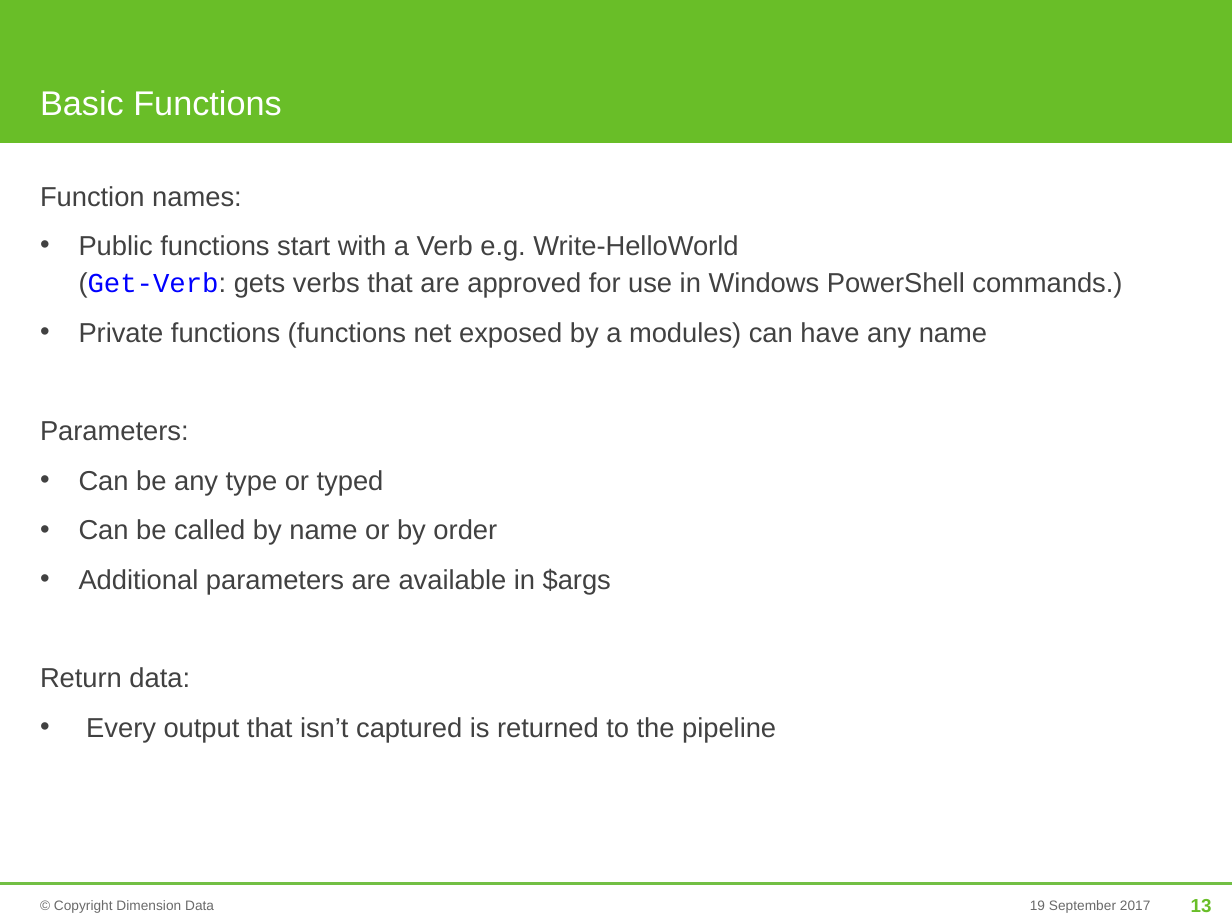
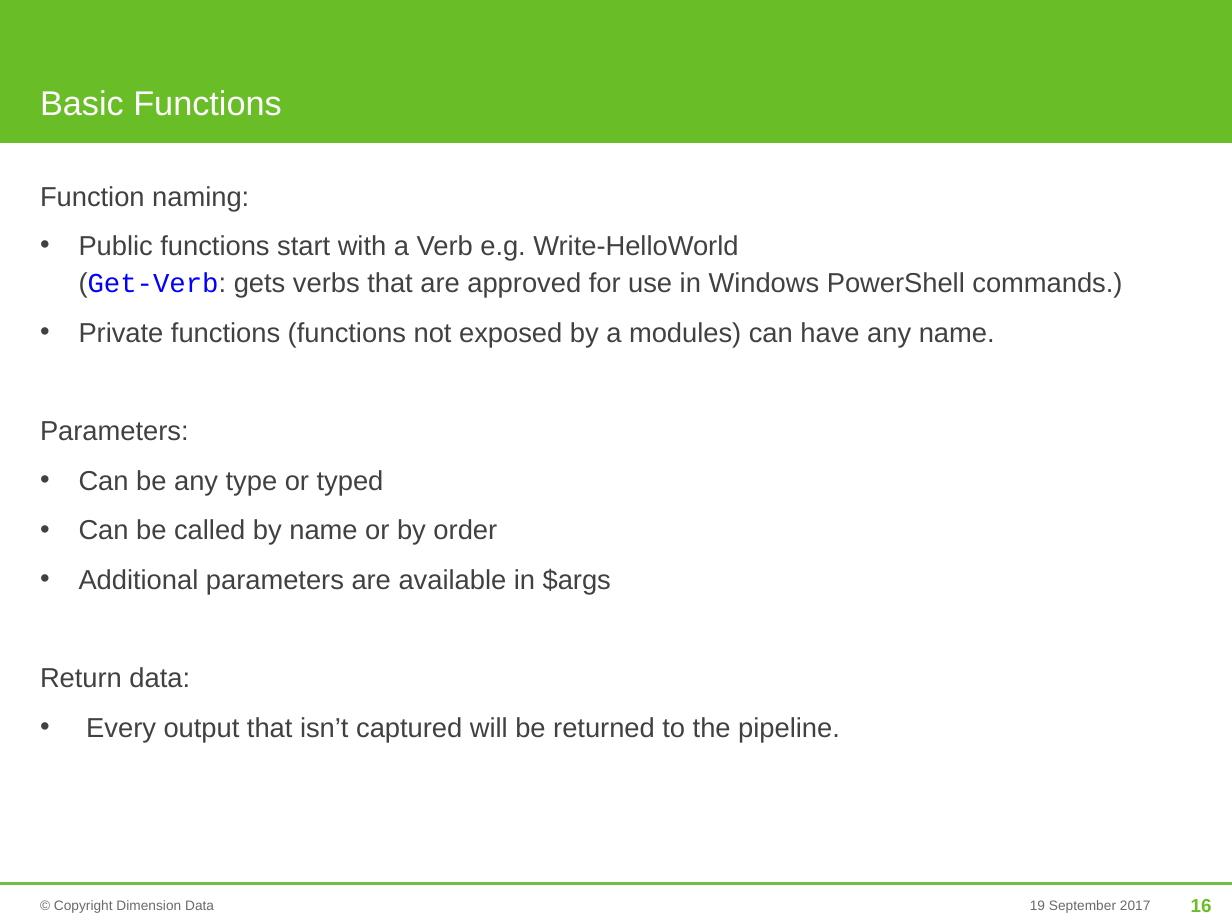
Before and after one commit to mjrio/mjr-tooling-poweshell, a slide deck: slide 16 of BasicPowerShell.pptx (slide 13 before the commit). Drawn at 1232x924 pixels with LibreOffice and Linux fonts; fonts in the diff are those of the drawing; background and template pictures are left out. Boxes give left, top, right and bottom in pixels: in the first picture for what was removed or moved away, otherwise in the second. Text is boxed around its words. In the diff, an @@ line names an element or a change of style, - is before the commit and + after.

```diff
--- a/BasicPowerShell.pptx
+++ b/BasicPowerShell.pptx
@@ text at box(40, 186, 249, 211): text changed @@
-Function names:
+Function naming:
@@ text at box(79, 322, 995, 347): text changed @@
-• Private functions (functions net exposed by a modules) can have any name
+• Private functions (functions not exposed by a modules) can have any name.
@@ text at box(86, 717, 840, 742): text changed @@
-• Every output that isn’t captured is returned to the pipeline
+• Every output that isn’t captured will be returned to the pipeline.
@@ page number at box(1191, 899, 1212, 912): text changed @@
-13
+16
```
Also in this commit, not shown: 7 other slides changed, 7 slides added.
